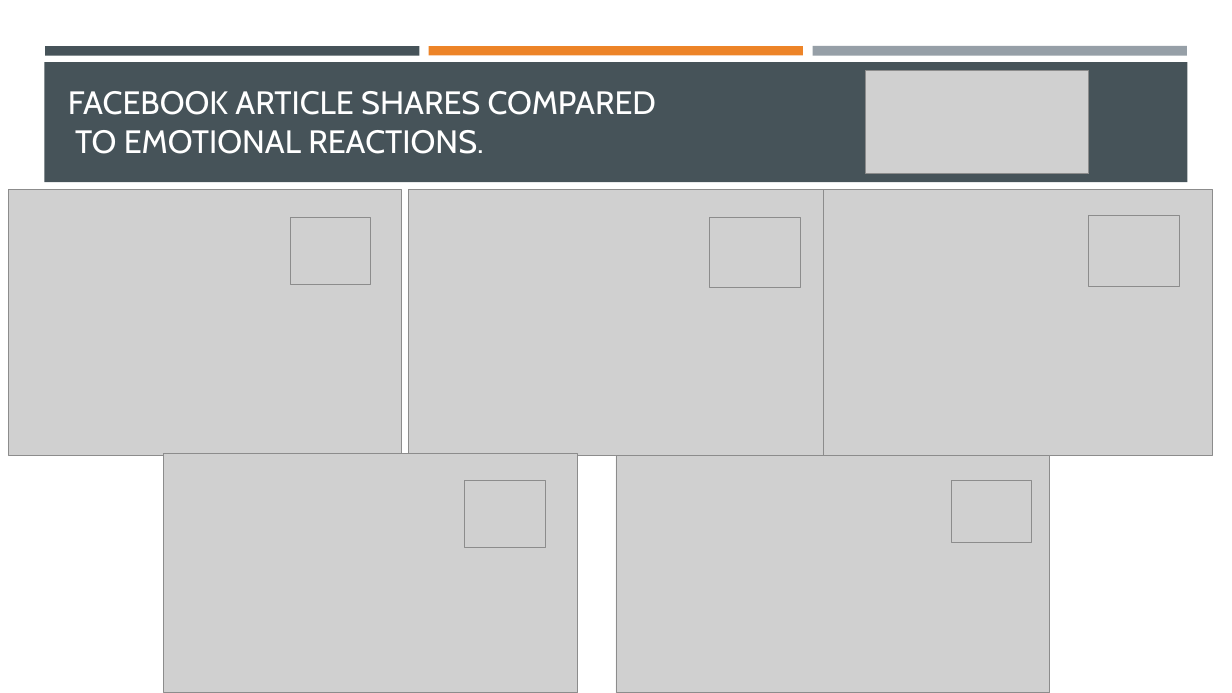
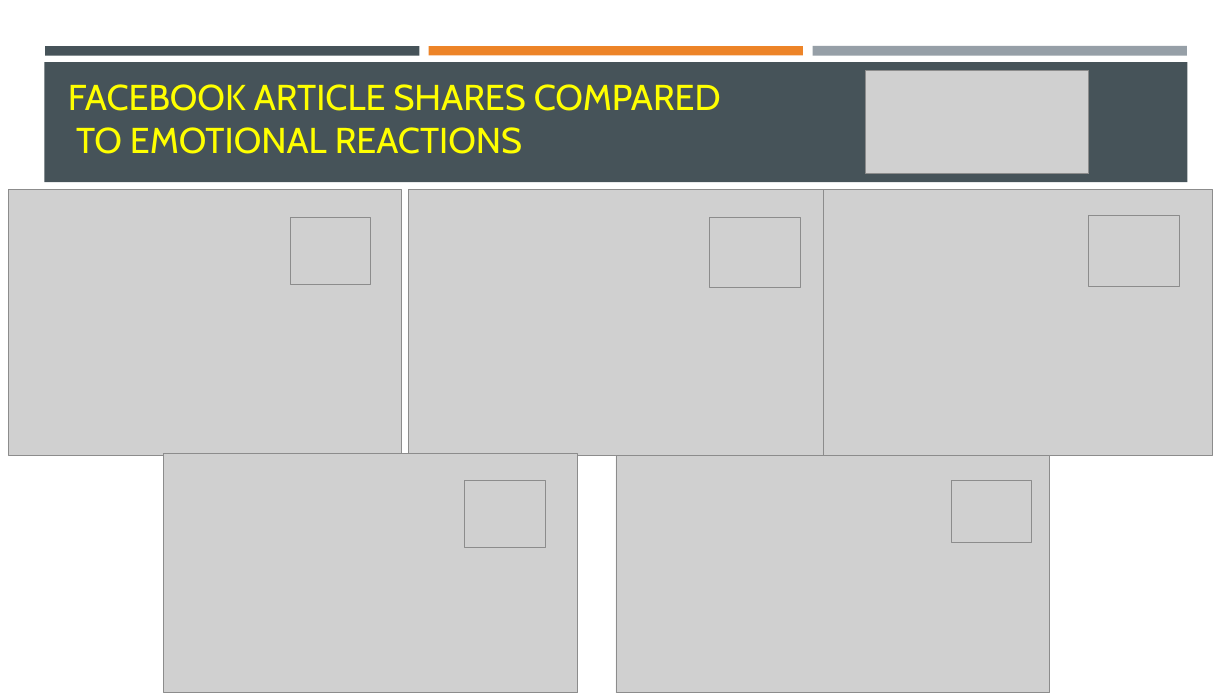
Before and after one commit to jakehtaylor/Classifying-Clickbait-Headlines, a slide deck: slide 8 of Group 9 - Facebook News Article Analysis.pptx (slide 6 before the commit). Drawn at 1232x693 pixels with LibreOffice and Linux fonts; fonts in the diff are those of the drawing; grey boxes stand for pictures. Boxes give left, top, right and bottom in pixels: in the first picture for what was removed or moved away, otherwise in the second. Text is boxed around its words. In the diff, an @@ line names an element or a change of style, - is before the commit and + after.

Commit message:
updated powerpoint.

```diff
--- a/Group 9 - Facebook News Article Analysis.pptx
+++ b/Group 9 - Facebook News Article Analysis.pptx
@@ title at box(68, 84, 721, 154): text changed; size 25.2 to 28 pt; text colour #FFFFFF to #FFFF00 @@
-FACEBOOK ARTICLE SHARES COMPARED
-TO EMOTIONAL REACTIONS.
+FACEBOOK ARTICLE SHARES COMPARED
+TO EMOTIONAL REACTIONS
```
Also in this commit, not shown: 3 other slides changed, 3 slides added, 10 other files.
